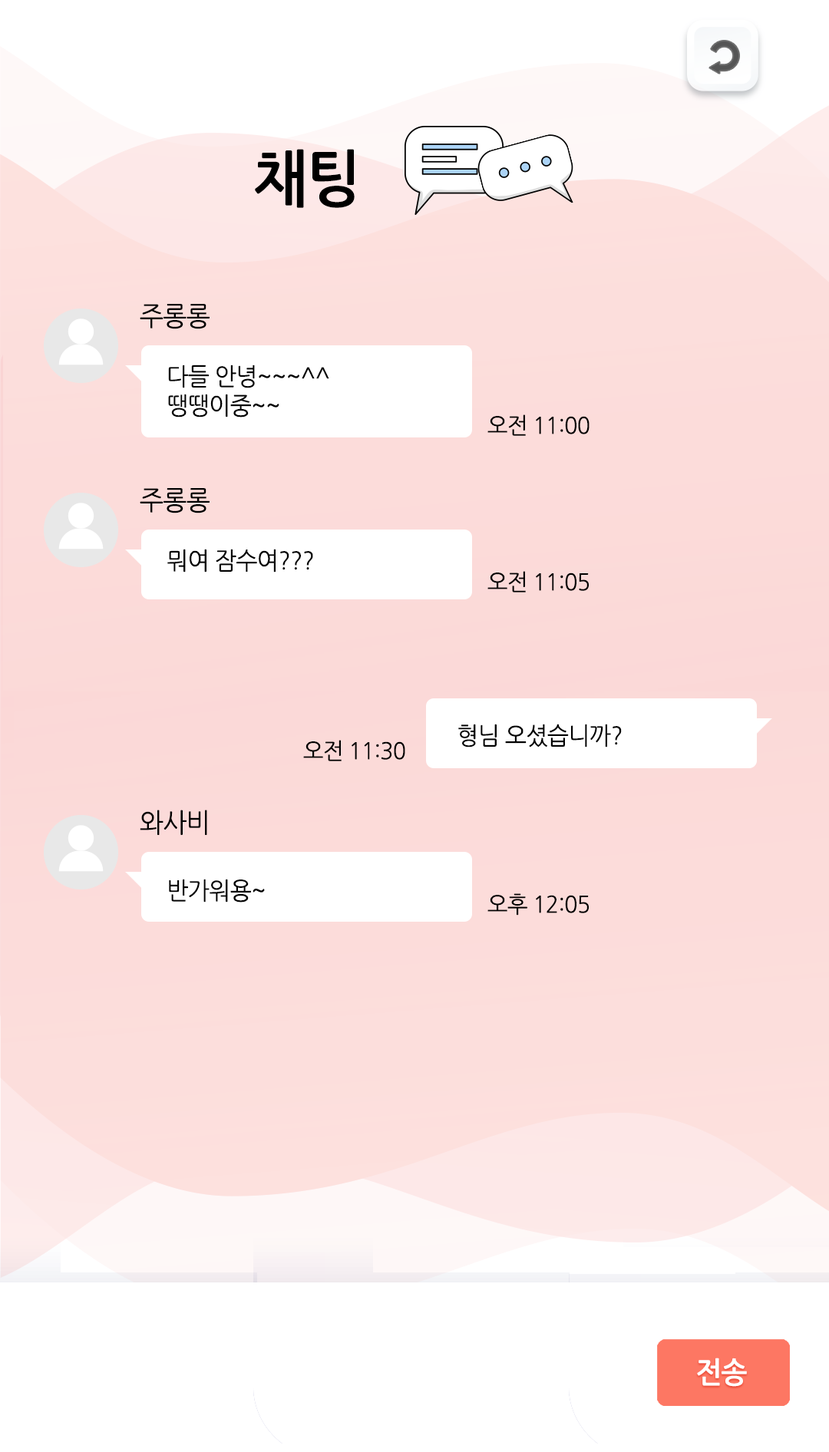
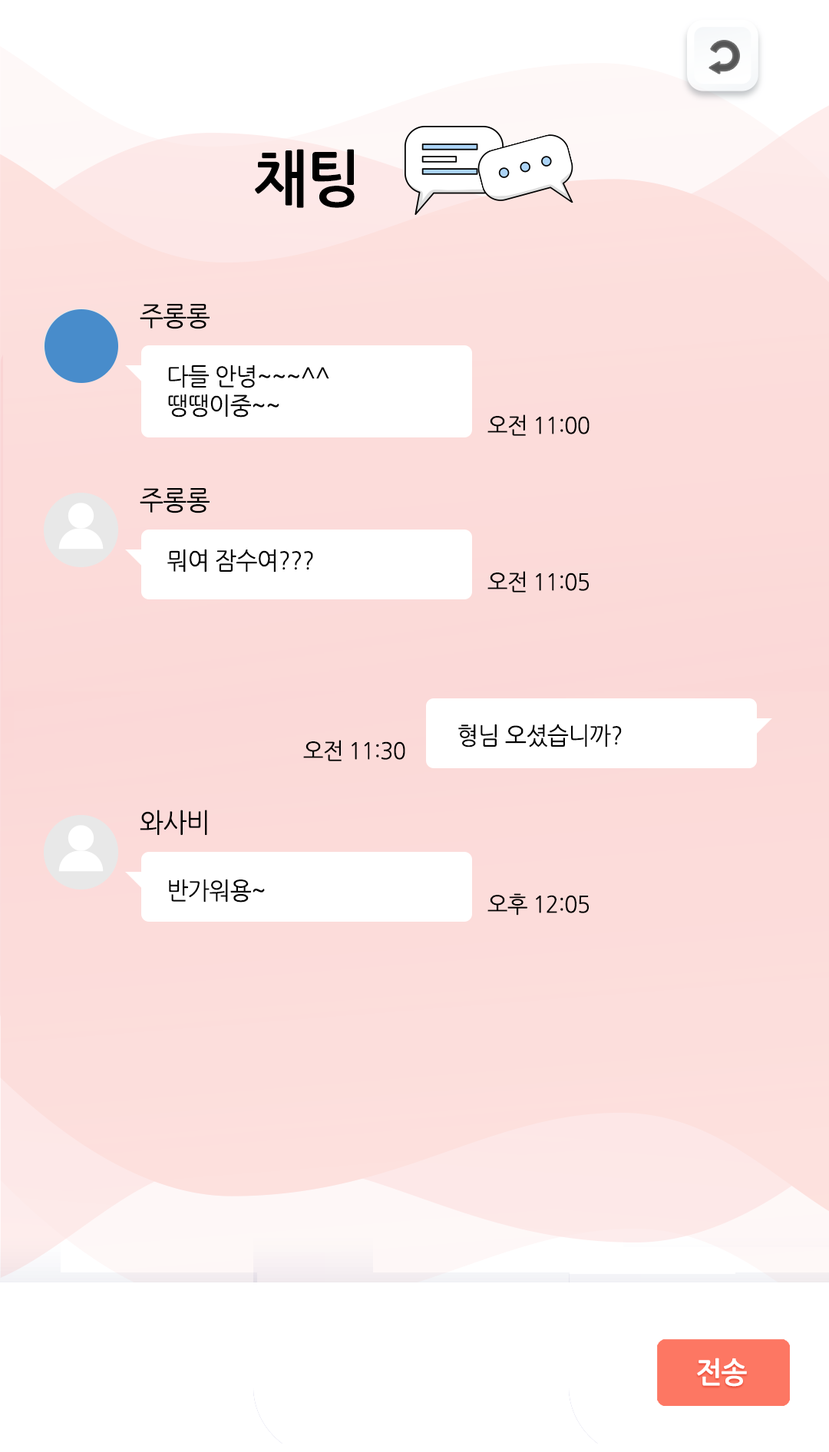
Layer changes from the first w=829, h=1452 image to the second:
added layer "Ellipse 1" in group "1" over (x1=44, y1=309, x2=119, y2=383)
